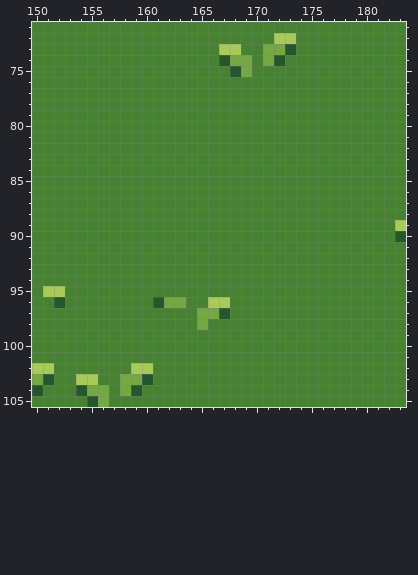
Pixel-art file, stored at Assets/Sprites/TestBackground.aseprite. The first picture shows the starting point.
376x238 pixels, 1 frame. Colours within 5 levels of each other are drawn and written as one. Shown: x 150..183, y 71..105. The commit also changed other parts of the picture, which this record leaves out.
After the commit:
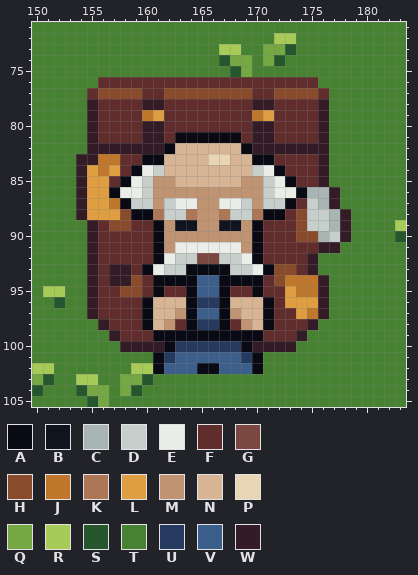
Palette (. is transparent): A #090a14  B #10141f  C #a8b5b2  D #c7cfcc  E #ebede9  F #602c2c  G #7a4841  H #884b2b  J #be772b  K #ad7757  L #de9e41  M #c09473  N #d7b594  P #e7d5b3  Q #75a743  R #a8ca58  S #25562e  T #468232  U #253a5e  V #3c5e8b  W #341c27
Diff:
Changed rows in their new state; - is an unchanged pixel.
Layer "Pillar":
first column x 154:
 76 --FFFFFFFFFFFFFFFFFFFF---
 77 -FHHHHFFHHHHHHHHFFHHHHF--
 78 -WFFFFWWFFFFFFFFWWFFFFW--
 79 -WFFFFJLFFFFFFFFJLFFFFW--
 80 -WFFFFWWFFFFFFFFWWFFFFW--
 81 -WFFFFWWFAAAAAAFWWFFFFW--
 82 -WWWWWWWANNNNNNAWWWWWWW--
 83 WWJJFFAANNNNPPNNAAFFFFW--
 84 WLJLFAEDNNNNNNNNDEAFFFW--
 85 WLLFAEDMMNNNNNNMMDEAFFW--
 86 WLLAEEDMMMMMMMMMMDEEACCW-
 87 WLLJADDMDEEMMEEDMDDAFDCW-
 88 WLLLHAAKDDKMMKDDKAAFHDDCW
 89 -WFHHFFAMBBMMBBMAFFFHDDCW
 90 -WFFFFFAMMMMMMMMAFFFHHCDW
 91 -WFFFFFAMEEEEEEMAFFFFFWW-
 92 -WFFFFFAEDDGGDDEAFFFFW---
 93 -WFWWFAEDDAAAADDEAHHFW---
 94 -WFWWHFAAAAVVAAAAFHJJJW--
 95 -WFFHHFAFFAVVAFFAFFLJJW--
 96 -WFFFFANNNAUUANNNAFLLLW--
 97 -WFFFFANNMAVVAMNNAFFLJW--
 98 --WFFFANMFAUUAFMNAFFFW---
 99 ---WFFFAAAAAAAAAAFFFW----
100 ----WWWWAUUUUUUAWWWW-----
101 -------AUVVVVVVUA--------
102 -------AVVVAAVVVA--------
Where, in picture pixels (left, top, right, bottom), the same in both pictures:
changed: (76, 77, 351, 374)
